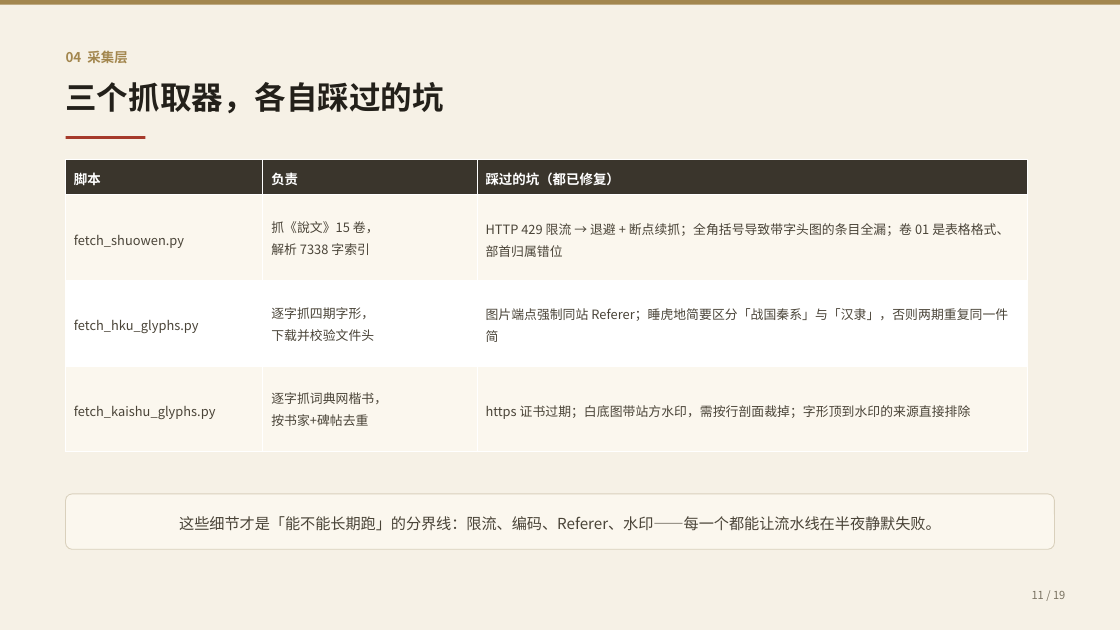
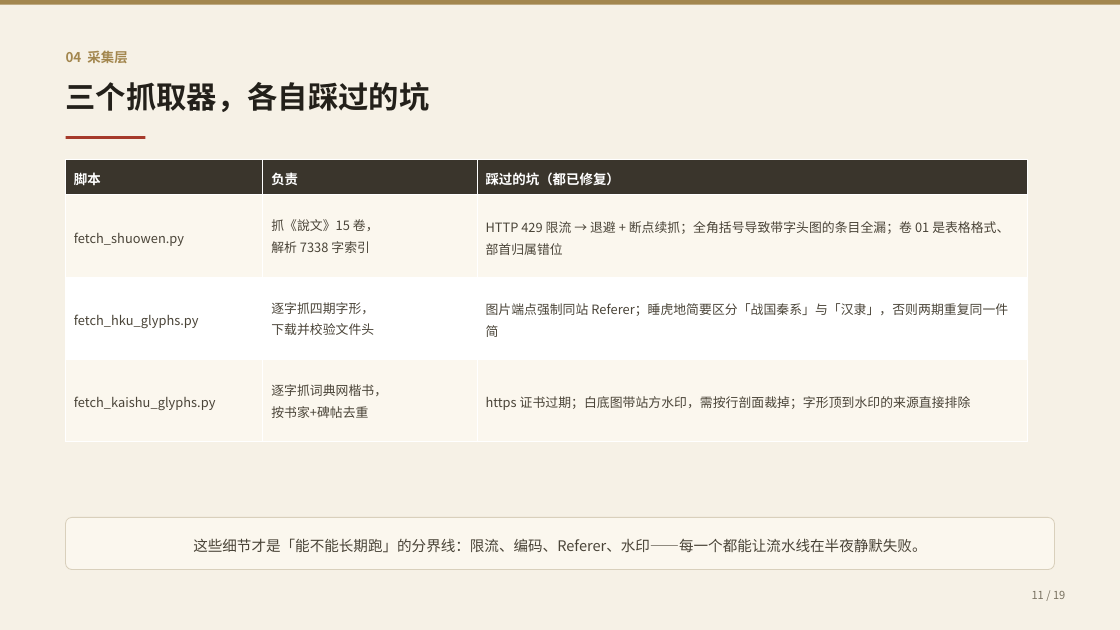
Before and after one commit to Otherhello/hanzi-timeline, a slide deck: slide 11 of docs/汉字字形演变证据链-汇报提纲.pptx. Drawn at 1120x630 pixels with LibreOffice and Linux fonts; fonts in the diff are those of the drawing. Boxes give left, top, right and bottom in pixels: in the first picture for what was removed or moved away, otherwise in the second. Text is boxed around its words. In the diff, an @@ line names an element or a change of style, - is before the commit and + after.

```diff
--- a/docs/汉字字形演变证据链-汇报提纲.pptx
+++ b/docs/汉字字形演变证据链-汇报提纲.pptx
@@ text "三个抓取器，各自踩过的坑" at box(66, 82, 430, 112): size 27 to 26 pt @@
@@ table: place and size @@
-table at box(66, 160, 1028, 452)
+table at box(66, 160, 1028, 442)
@@ rounded rectangle "这些细节才是「能不能长期跑」的分界线：限流、编码、Referer、水印——每一个都能让流水线在半夜静默失败。": place and size @@
-rounded rectangle "这些细节才是「能不能长期跑」的分界线：限流、编码、Referer、水印——每一个都能让流水线在半夜静默失败。" at box(66, 494, 1054, 549)
+rounded rectangle "这些细节才是「能不能长期跑」的分界线：限流、编码、Referer、水印——每一个都能让流水线在半夜静默失败。" at box(66, 518, 1054, 570)
@@ rounded rectangle "这些细节才是「能不能长期跑」的分界线：限流、编码、Referer、水印——每一个都能让流水线在半夜静默失败。" at box(66, 518, 1054, 570): size 13 to 12.5 pt @@
```
Also in this commit, not shown: 16 other slides changed, 2 slides added, 2 slides removed, 2 other files.
